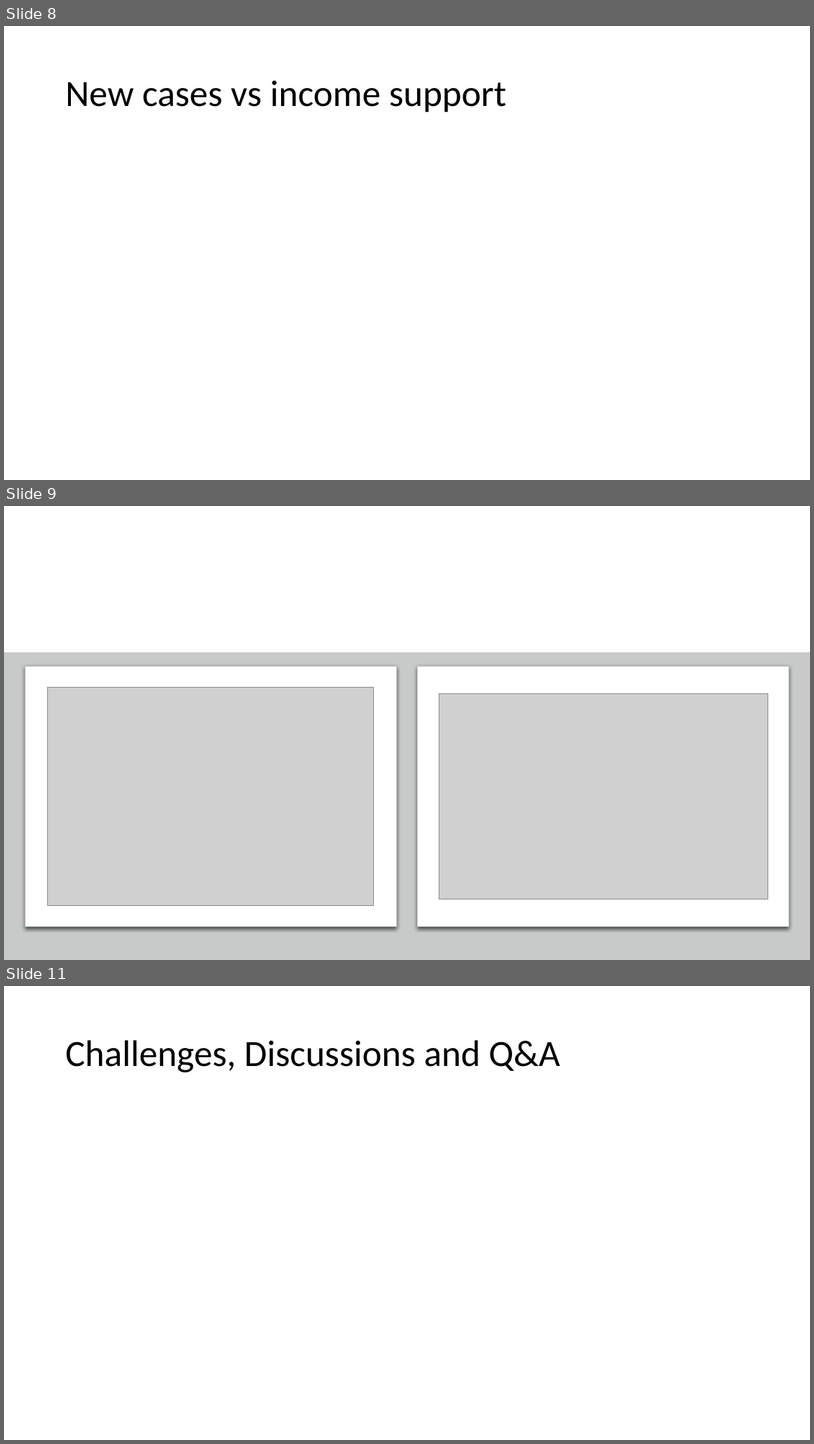
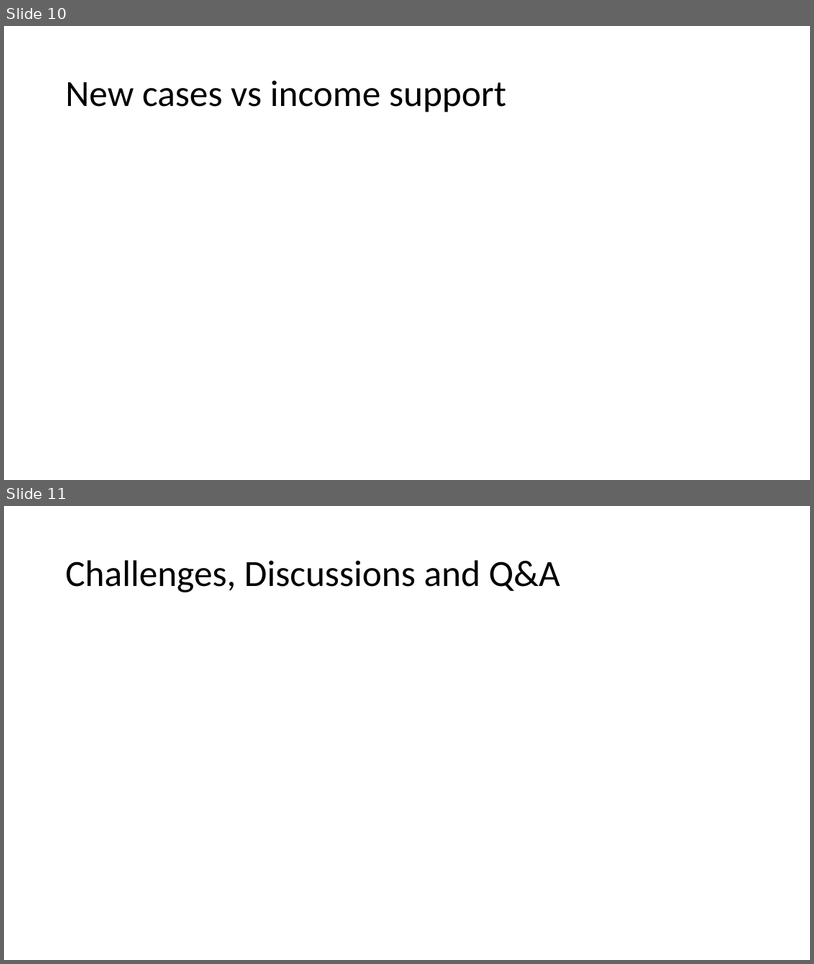
Before and after one commit to nithiyasuresh/Project-1-Covid-PolicyChangesAnalysis, a slide deck: Output/Policy_Changes.pptx. Shown one above the other, each under a label of ours: slides 8, 9 and 11 before the commit, slides 10 and 11 after it; the slides between them are not shown. The pictures are 814x1444 and 814x964 pixels, drawn with LibreOffice and Linux fonts; fonts in the diff are those of the drawing; grey boxes stand for pictures. Boxes give left, top, right and bottom in pixels: in the first picture for what was removed or moved away, otherwise in the second. Text is boxed around its words. In the diff, an @@ line names an element or a change of style, - is before the commit and + after.

```diff
--- a/Output/Policy_Changes.pptx
+++ b/Output/Policy_Changes.pptx
@@ slide 9 removed at (4, 506, 810, 960), background #FFFFFF @@
@@ rectangle removed at (4, 652, 810, 960) @@
@@ rounded rectangle removed at (25, 667, 396, 926) @@
@@ rounded rectangle removed at (418, 667, 790, 926) @@
@@ picture removed at (47, 687, 373, 906) @@
@@ picture removed at (439, 693, 768, 899) @@
@@ what was slide 8 is now slide 10 @@
```
Also in this commit, not shown: 2 slides changed, 1 slide added, 3 other files.
